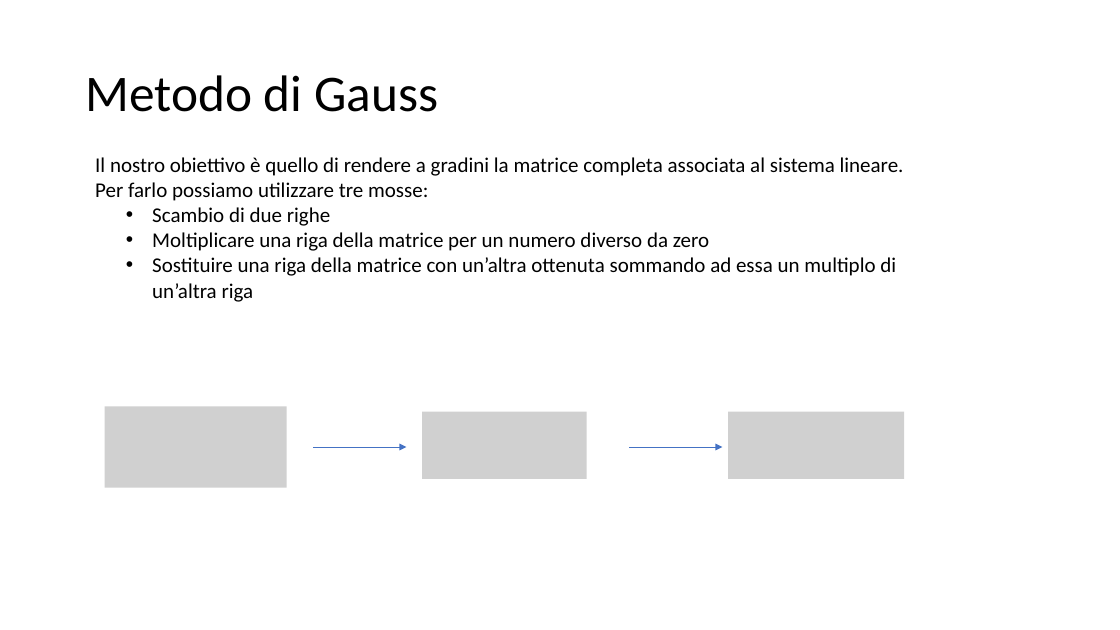
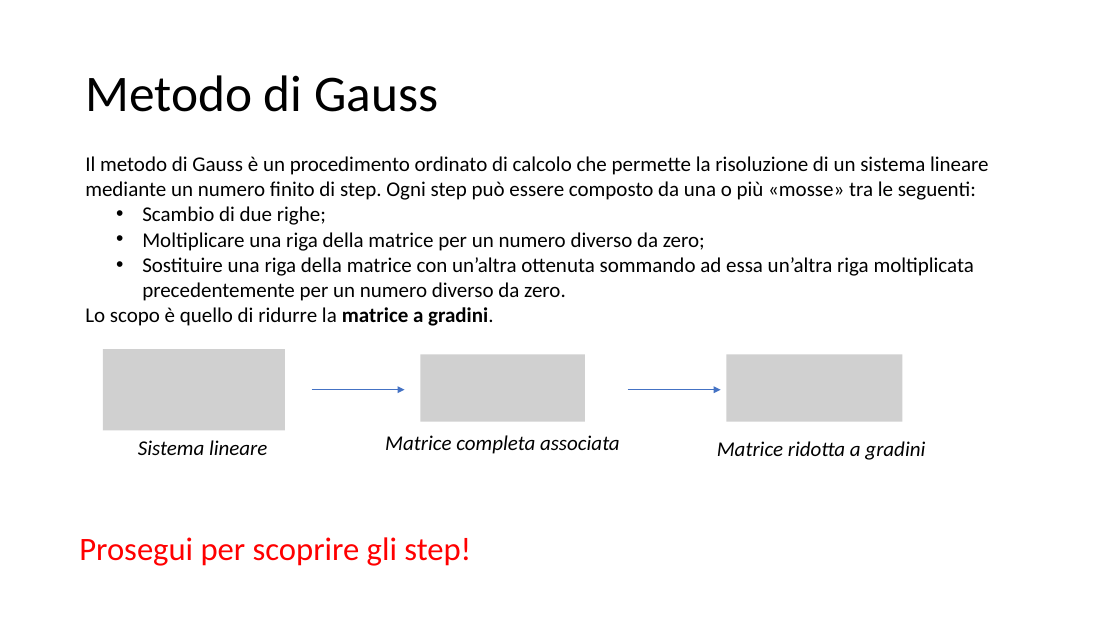
Before and after one commit to matteodelv/GaussLinearSystems, a slide deck: slide 14 of Presentazione.pptx (slide 12 before the commit). Drawn at 1120x630 pixels with LibreOffice and Linux fonts; fonts in the diff are those of the drawing; grey boxes stand for pictures. Boxes give left, top, right and bottom in pixels: in the first picture for what was removed or moved away, otherwise in the second. Text is boxed around its words. In the diff, an @@ line names an element or a change of style, - is before the commit and + after.

```diff
--- a/Presentazione.pptx
+++ b/Presentazione.pptx
@@ text at (x1=85, y1=156, x2=989, y2=326): text changed @@
-Il nostro obiettivo è quello di rendere a gradini la matrice completa associata al sistema lineare. Per farlo possiamo utilizzare tre mosse:
-• Scambio di due righe
-• Moltiplicare una riga della matrice per un numero diverso da zero
-• Sostituire una riga della matrice con un’altra ottenuta sommando ad essa un multiplo di un’altra riga
+Il metodo di Gauss è un procedimento ordinato di calcolo che permette la risoluzione di un sistema lineare mediante un numero finito di step. Ogni step può essere composto da una o più «mosse» tra le seguenti:
+• Scambio di due righe;
+• Moltiplicare una riga della matrice per un numero diverso da zero;
+• Sostituire una riga della matrice con un’altra ottenuta sommando ad essa un’altra riga moltiplicata precedentemente per un numero diverso da zero.
+Lo scopo è quello di ridurre la matrice a gradini.
@@ picture added at (x1=103, y1=350, x2=285, y2=431) @@
@@ picture added at (x1=421, y1=355, x2=586, y2=422) @@
@@ picture added at (x1=727, y1=355, x2=903, y2=422) @@
@@ picture removed at (x1=105, y1=407, x2=287, y2=488) @@
@@ arrow moved from (313, 447) - (407, 447) to (312, 390) - (405, 390) @@
@@ picture removed at (x1=423, y1=412, x2=587, y2=479) @@
@@ arrow moved from (629, 447) - (723, 447) to (628, 390) - (721, 390) @@
@@ picture removed at (x1=728, y1=412, x2=905, y2=479) @@
@@ text added at (x1=138, y1=440, x2=267, y2=455), 18 pt, text #000000, italic @@
+Sistema lineare
@@ text added at (x1=385, y1=435, x2=620, y2=454), 18 pt, text #000000, italic @@
+Matrice completa associata
@@ text added at (x1=717, y1=441, x2=925, y2=460), 18 pt, text #000000, italic @@
+Matrice ridotta a gradini
@@ text added at (x1=79, y1=537, x2=471, y2=566), 28 pt, text #FF0000 @@
+Prosegui per scoprire gli step!
```
Also in this commit, not shown: 2 other slides changed, 25 slides added.
